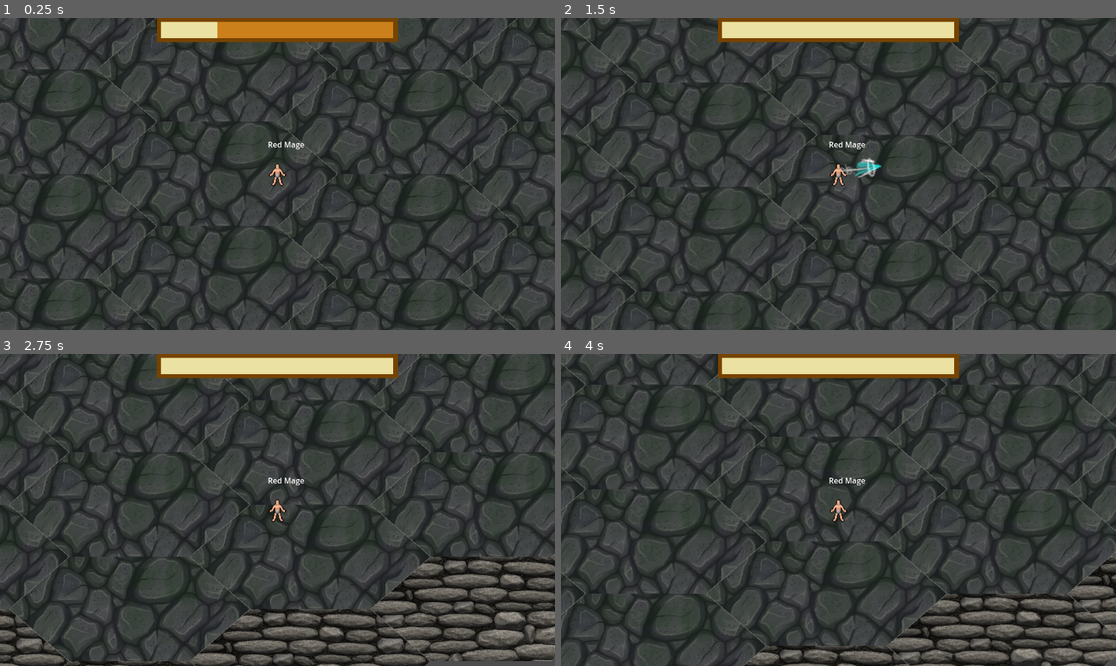
Above: before the commit, frames 1-4 (two rows, left to right).
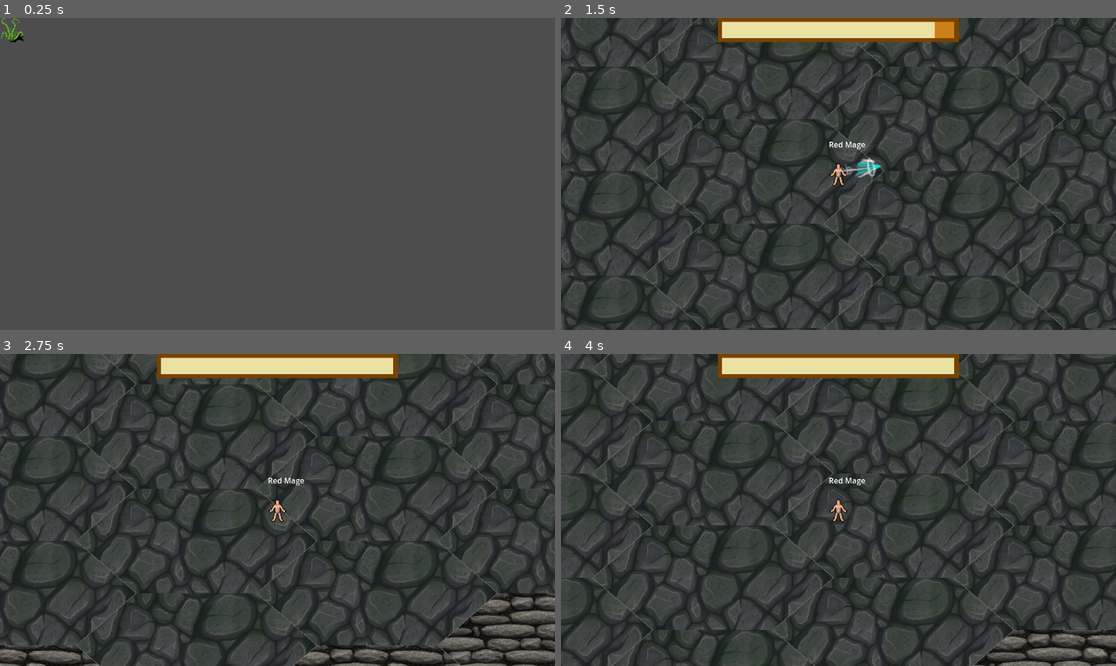
Above: after the commit, the same moments.

Repository: KaimeraWorks/Phaseworld-Pioneer
Game: Godot game, scene res://ui/main_menu.tscn
Same seed, same stepped clock (60 frames per second), same inputs: the game is played once before the commit and once after it. Before the commit the project starts from res://zones/arena.tscn.
Inputs (mouse positions are in pixels of both pictures, inside the frame that each line leads up to):
- Up to frame 1 (0.25 s): no input
- Up to frame 2 (1.5 s): click (572, 30) at 0.52 s; move the mouse to (960, 158) at 1.27 s; hold D (move_east) from 1.28 s (still down); click (960, 158) at 1.35 s
- Up to frame 3 (2.75 s): move the mouse to (166, 525) at 2.02 s; release D (move_east) at 2.03 s; hold S (move_south) from 2.03 s (still down); right-click (166, 525) at 2.1 s
- Up to frame 4 (4 s): move the mouse to (894, 441) at 2.77 s; release S (move_south) at 2.78 s; hold D (move_east) 2.78-3.53 s; click (894, 441) at 2.85 s; move the mouse to (810, 572) at 3.52 s; hold W (move_north) from 3.53 s (still down); right-click (810, 572) at 3.6 s

The runs differ from the first frame. In frame 1, 47% of the frame differs, in the area x 0-100%, y 0-100%; in frame 2, 26%; in frame 3, 33%; in frame 4, 30%.

Commit message:
folderize all resources

Diff:
--- a/hud.tscn
+++ /dev/null
@@ -1,22 +0,0 @@
-[gd_scene load_steps=5 format=3 uid="uid://bsr021glkhxt"]
-
-[ext_resource type="Texture2D" uid="uid://wlyl5uwfh4nd" path="res://dev/art/bar_bottom.png" id="1_b7dr5"]
-[ext_resource type="Script" path="res://hud.gd" id="1_l11vx"]
-[ext_resource type="Texture2D" uid="uid://dbhp0iiyv83de" path="res://dev/art/bar_top.png" id="2_lavtd"]
-[ext_resource type="Texture2D" uid="uid://bnhndfdorsnwn" path="res://dev/art/bar_progress.png" id="3_7ecwt"]
-
-[node name="HUD" type="CanvasLayer"]
-script = ExtResource("1_l11vx")
-
-[node name="LightEnergyMeter" type="TextureProgressBar" parent="."]
-anchors_preset = 5
-anchor_left = 0.5
-anchor_right = 0.5
-offset_left = -250.0
-offset_right = 250.0
-offset_bottom = 50.0
-grow_horizontal = 2
-size_flags_horizontal = 4
-texture_under = ExtResource("1_b7dr5")
-texture_over = ExtResource("2_lavtd")
-texture_progress = ExtResource("3_7ecwt")
--- a/main_menu.tscn
+++ /dev/null
@@ -1,19 +0,0 @@
-[gd_scene load_steps=5 format=3 uid="uid://csp0ofkti4n2f"]
-
-[ext_resource type="Script" path="res://main_menu.gd" id="1_858tk"]
-[ext_resource type="Texture2D" uid="uid://bav0kb62h4vtv" path="res://dev/art/plant.png" id="1_ty1w1"]
-[ext_resource type="Texture2D" uid="uid://bgnpivacd05y7" path="res://dev/art/orc.png" id="2_sfncp"]
-[ext_resource type="Texture2D" uid="uid://tjcqkhh86bp3" path="res://dev/art/human_m.png" id="3_yjeok"]
-
-[node name="Main Menu" type="MarginContainer"]
-offset_right = 40.0
-offset_bottom = 40.0
-script = ExtResource("1_858tk")
-
-[node name="New Game" type="TextureButton" parent="."]
-layout_mode = 2
-texture_normal = ExtResource("1_ty1w1")
-texture_pressed = ExtResource("2_sfncp")
-texture_hover = ExtResource("3_yjeok")
-
-[connection signal="pressed" from="New Game" to="." method="_on_new_game_pressed"]
--- a/enemy.tscn
+++ b/old/enemy.tscn
@@ -1,17 +1,17 @@
 [gd_scene load_steps=4 format=3 uid="uid://mhqige6ukiau"]
 
-[ext_resource type="Texture2D" uid="uid://bgnpivacd05y7" path="res://dev/art/orc.png" id="1_1dcq5"]
-[ext_resource type="Script" path="res://enemy.gd" id="1_xf1iq"]
+[ext_resource type="Script" path="res://old/enemy.gd" id="1_rtcav"]
+[ext_resource type="Texture2D" uid="uid://bgnpivacd05y7" path="res://dev/art/orc.png" id="2_2giqv"]
 
 [sub_resource type="CapsuleShape2D" id="CapsuleShape2D_udtg0"]
 radius = 20.0
 height = 50.0
 
 [node name="Enemy" type="CharacterBody2D" groups=["enemy"]]
-script = ExtResource("1_xf1iq")
+script = ExtResource("1_rtcav")
 
 [node name="Sprite2D" type="Sprite2D" parent="."]
-texture = ExtResource("1_1dcq5")
+texture = ExtResource("2_2giqv")
 
 [node name="CollisionShape2D" type="CollisionShape2D" parent="."]
 shape = SubResource("CapsuleShape2D_udtg0")
--- a/player.tscn
+++ b/old/player.tscn
@@ -1,17 +1,17 @@
 [gd_scene load_steps=4 format=3 uid="uid://me4lagprspnj"]
 
-[ext_resource type="Script" path="res://player.gd" id="1_vu4vb"]
-[ext_resource type="Texture2D" uid="uid://tjcqkhh86bp3" path="res://dev/art/human_m.png" id="1_wkkej"]
+[ext_resource type="Script" path="res://old/player.gd" id="1_72alo"]
+[ext_resource type="Texture2D" uid="uid://tjcqkhh86bp3" path="res://dev/art/human_m.png" id="2_pgcy7"]
 
 [sub_resource type="CapsuleShape2D" id="CapsuleShape2D_cxcx7"]
 radius = 18.0
 height = 48.0
 
 [node name="Player" type="CharacterBody2D" groups=["player"]]
-script = ExtResource("1_vu4vb")
+script = ExtResource("1_72alo")
 
 [node name="Sprite2D" type="Sprite2D" parent="."]
-texture = ExtResource("1_wkkej")
+texture = ExtResource("2_pgcy7")
 
 [node name="Camera2D" type="Camera2D" parent="."]
 
--- a/tile_map.tscn
+++ b/old/tile_map.tscn
@@ -1,8 +1,8 @@
 [gd_scene load_steps=6 format=3 uid="uid://8k4ywf3vq18d"]
 
 [ext_resource type="Texture2D" uid="uid://cs1bpp0ilygm8" path="res://dev/art/default_tileset.png" id="1_5q8q2"]
-[ext_resource type="Script" path="res://tile_map.gd" id="2_8tas3"]
-[ext_resource type="PackedScene" uid="uid://me4lagprspnj" path="res://player.tscn" id="3_8ryji"]
+[ext_resource type="Script" path="res://old/tile_map.gd" id="2_8tas3"]
+[ext_resource type="PackedScene" uid="uid://me4lagprspnj" path="res://old/player.tscn" id="3_8ryji"]
 
 [sub_resource type="TileSetAtlasSource" id="TileSetAtlasSource_yy7cy"]
 resource_name = "Default"
--- a/project.godot
+++ b/project.godot
@@ -11,14 +11,14 @@
 [application]
 
 config/name="Phaseworld Pioneer"
-run/main_scene="res://zones/arena.tscn"
+run/main_scene="res://ui/main_menu.tscn"
 config/features=PackedStringArray("4.1", "Forward Plus")
 config/icon="res://icon.svg"
 
 [autoload]
 
-WeaponDatabase="*res://weapon_database.gd"
-LoreDatabase="*res://lore_database.gd"
+WeaponDatabase="*res://old/weapon_database.gd"
+LoreDatabase="*res://ui/lore_database.gd"
 
 [input]
 
--- /dev/null
+++ b/ui/hud.tscn
@@ -0,0 +1,22 @@
+[gd_scene load_steps=5 format=3 uid="uid://bsr021glkhxt"]
+
+[ext_resource type="Script" path="res://ui/hud.gd" id="1_dm0vd"]
+[ext_resource type="Texture2D" uid="uid://wlyl5uwfh4nd" path="res://dev/art/bar_bottom.png" id="2_8jgo5"]
+[ext_resource type="Texture2D" uid="uid://dbhp0iiyv83de" path="res://dev/art/bar_top.png" id="3_2nj40"]
+[ext_resource type="Texture2D" uid="uid://bnhndfdorsnwn" path="res://dev/art/bar_progress.png" id="4_wqeh8"]
+
+[node name="HUD" type="CanvasLayer"]
+script = ExtResource("1_dm0vd")
+
+[node name="LightEnergyMeter" type="TextureProgressBar" parent="."]
+anchors_preset = 5
+anchor_left = 0.5
+anchor_right = 0.5
+offset_left = -250.0
+offset_right = 250.0
+offset_bottom = 50.0
+grow_horizontal = 2
+size_flags_horizontal = 4
+texture_under = ExtResource("2_8jgo5")
+texture_over = ExtResource("3_2nj40")
+texture_progress = ExtResource("4_wqeh8")
--- a/main_menu.gd
+++ b/ui/main_menu.gd
@@ -12,4 +12,4 @@
 
 
 func _on_new_game_pressed():
-	get_tree().change_scene_to_file("res://arena.tscn")
+	get_tree().change_scene_to_file("res://zones/arena.tscn")
--- /dev/null
+++ b/ui/main_menu.tscn
@@ -0,0 +1,19 @@
+[gd_scene load_steps=5 format=3 uid="uid://csp0ofkti4n2f"]
+
+[ext_resource type="Script" path="res://ui/main_menu.gd" id="1_voqkk"]
+[ext_resource type="Texture2D" uid="uid://bav0kb62h4vtv" path="res://dev/art/plant.png" id="2_770ts"]
+[ext_resource type="Texture2D" uid="uid://bgnpivacd05y7" path="res://dev/art/orc.png" id="3_6miph"]
+[ext_resource type="Texture2D" uid="uid://tjcqkhh86bp3" path="res://dev/art/human_m.png" id="4_pxb1k"]
+
+[node name="Main Menu" type="MarginContainer"]
+offset_right = 40.0
+offset_bottom = 40.0
+script = ExtResource("1_voqkk")
+
+[node name="New Game" type="TextureButton" parent="."]
+layout_mode = 2
+texture_normal = ExtResource("2_770ts")
+texture_pressed = ExtResource("3_6miph")
+texture_hover = ExtResource("4_pxb1k")
+
+[connection signal="pressed" from="New Game" to="." method="_on_new_game_pressed"]
Renamed: enemy.gd -> old/enemy.gd
Renamed: plant.tscn -> old/plant.tscn
Renamed: player.gd -> old/player.gd
Renamed: tile_map.gd -> old/tile_map.gd
Renamed: weapon_database.gd -> old/weapon_database.gd
Renamed: hud.gd -> ui/hud.gd
Renamed: lore_database.gd -> ui/lore_database.gd
